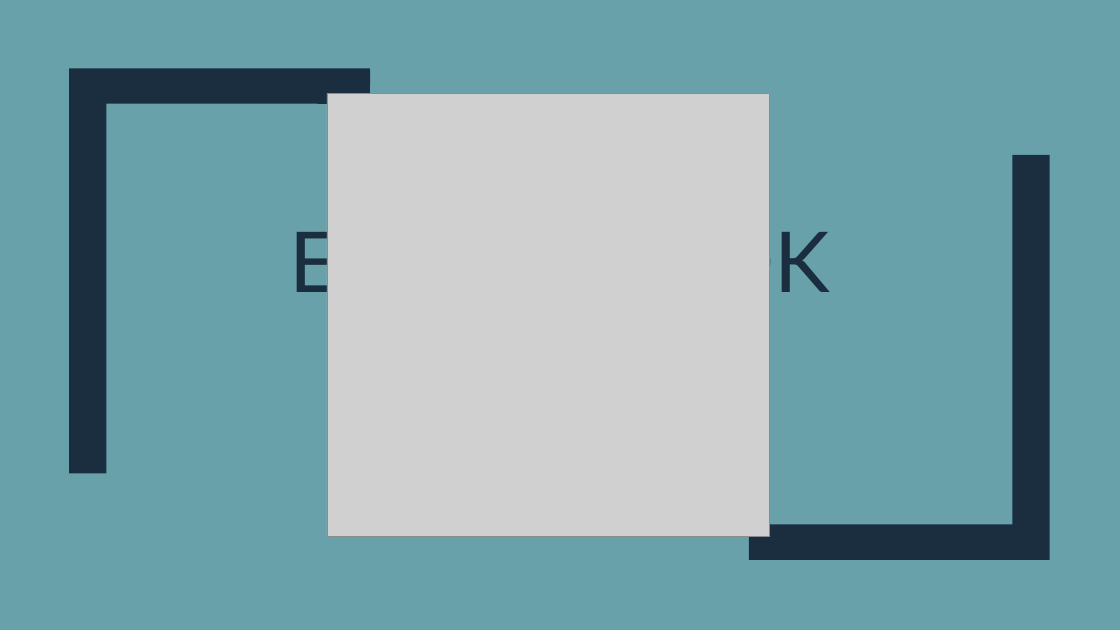
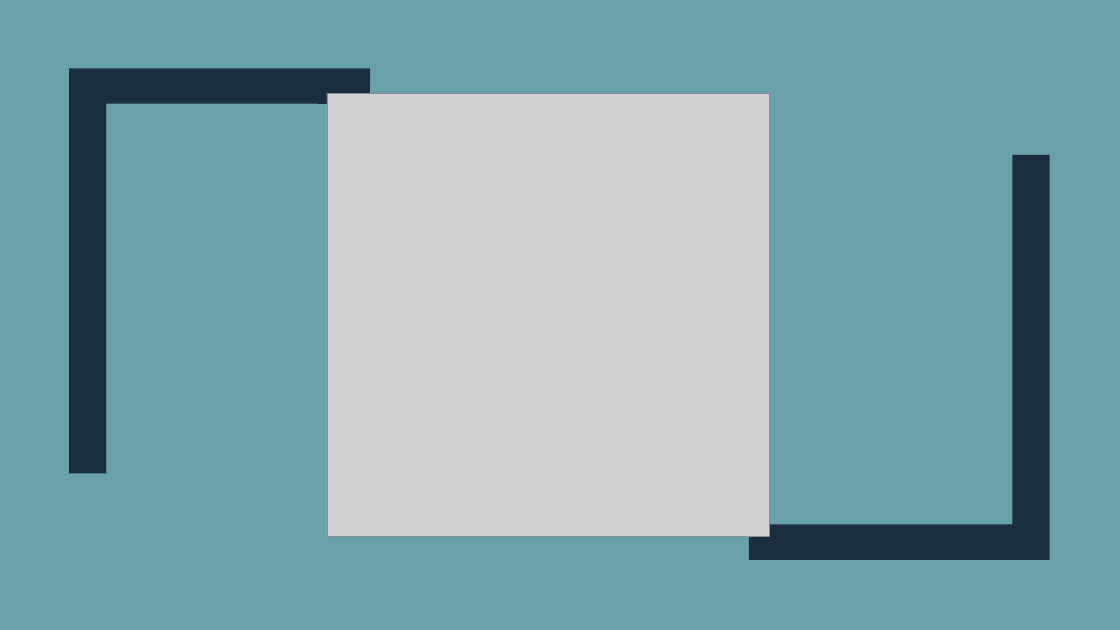
Before and after one commit to istvan-knab/pannonhalma_programozas, a slide deck: slide 1 of elmélet/oop.pptx. Drawn at 1120x630 pixels with LibreOffice and Linux fonts; fonts in the diff are those of the drawing; grey boxes stand for pictures. Boxes give left, top, right and bottom in pixels: in the first picture for what was removed or moved away, otherwise in the second. Text is boxed around its words. In the diff, an @@ line names an element or a change of style, - is before the commit and + after.

```diff
--- a/elmélet/oop.pptx
+++ b/elmélet/oop.pptx
@@ title removed at box(290, 220, 830, 308) @@
-ELÁGAZÁSOK
```
Also in this commit, not shown: 2 other slides changed, 28 other files.
